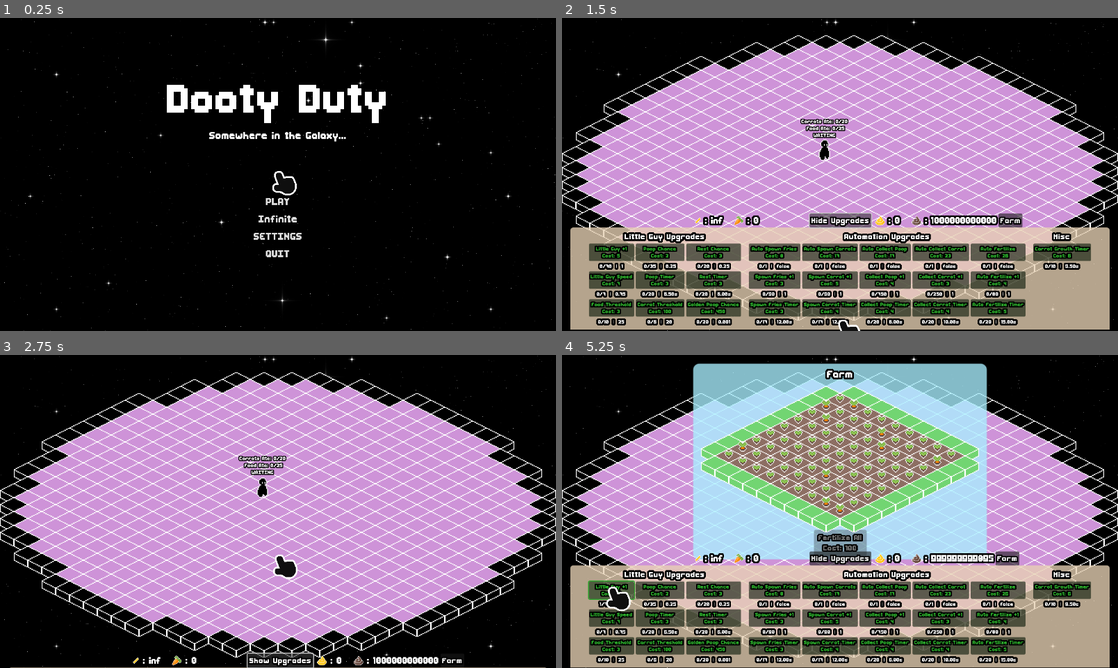
Above: before the commit, frames 1-4 (two rows, left to right).
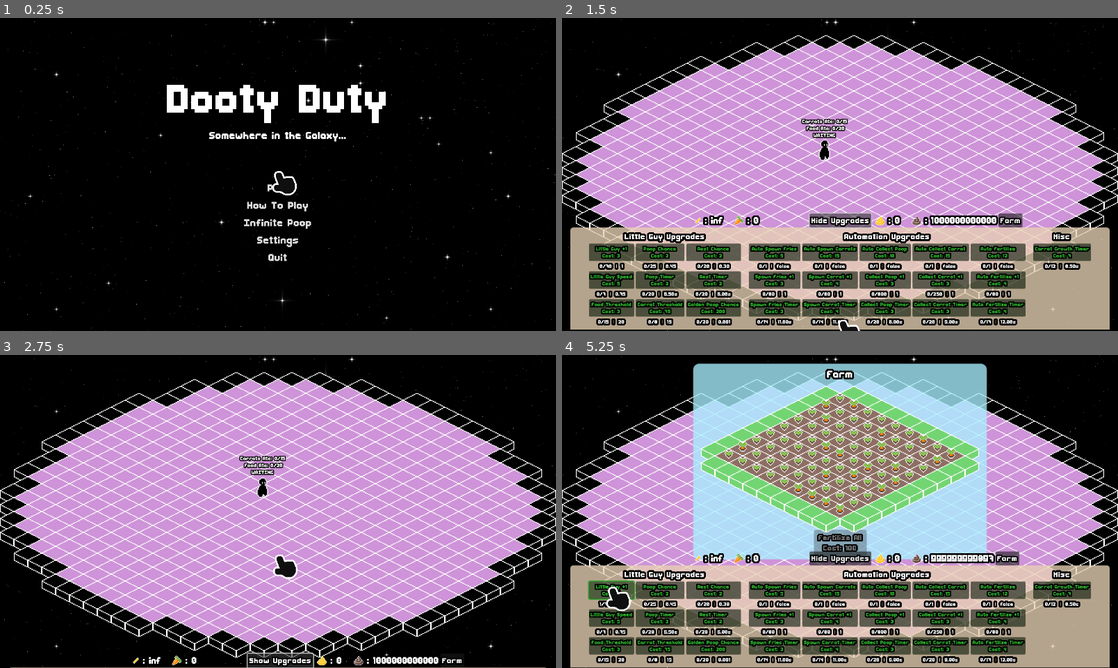
Above: after the commit, the same moments.

Repository: FennecKii/gdtv-jam-2025
Game: Godot game, scene res://ui/main_menu.tscn
The game is run twice, just before and just after one commit, with the same random seed, the same clock (stepped at 60 frames per second) and the same inputs. Sound files missing from this copy of the repository are replaced by a short silence.
Inputs:
- Up to frame 1 (0.25 s): no input
- Up to frame 2 (1.5 s): click "Infinite" (after the commit: "Infinite Poop") at 0.5 s; click "Show Upgrades" at 1.25 s
- Up to frame 3 (2.75 s): click "Hide Upgrades" at 2 s
- Up to frame 4 (5.25 s): click "Farm" at 2.75 s; click "Fertilize All Cost: 100" at 3.5 s; click "Show Upgrades" at 4.25 s; click "Little Guy +1 Cost: 5" (after the commit: "Little Guy +1 Cost: 3") at 5 s

The runs differ from the first frame. In frame 1, 0.7% of the frame differs, in the area x 43-56%, y 53-78%; in frame 2, 0.6%; in frame 3, less than 0.1%; in frame 4, 1.0%, in the area x 6-92%, y 25-99%.

Commit message:
balance changes

Diff:
--- a/globals/Global.gd
+++ b/globals/Global.gd
@@ -3,8 +3,8 @@
 var rng: RandomNumberGenerator = RandomNumberGenerator.new()
 
 var master_volume: float = 0
-var music_volume: float = -5
-var sfx_volume: float = -5
+var music_volume: float = -12
+var sfx_volume: float = -10
 
 var game_won: bool = false
 var infinite_mode: bool = false
@@ -36,17 +36,17 @@
 var golden_poops_collected: int = 0
 var golden_poop_group: Node2D
 
-const golden_poop_chance_upgrade_cost_base: int = 450
-var golden_poop_chance_upgrade_cost: int = 450
+const golden_poop_chance_upgrade_cost_base: int = 200
+var golden_poop_chance_upgrade_cost: int = 200
 var golden_poop_chance_upgrade_count: int = 0
 const golden_poop_chance_upgrade_max: int = 20
 var golden_poop_chance: float = 0.00135
 
-const carrot_pool_upgrade_cost_base: int = 100
-var carrot_pool_upgrade_cost: int = 100
+const carrot_pool_upgrade_cost_base: int = 75
+var carrot_pool_upgrade_cost: int = 75
 var carrot_pool_upgrade_count: int = 0
-const carrot_pool_upgrade_max: int = 6
-var carrot_pool_max: int = 20
+const carrot_pool_upgrade_max: int = 8
+var carrot_pool_max: int = 15
 
 # UI interaction
 var cursor_interacted: bool = false
@@ -63,11 +63,11 @@
 # Little guy parameters
 var littleguy_count: int = 1
 var littleguy_speed: float = 75.0			# Little guy speed
-var littleguy_max_food_pool: int = 25		# Max food little guy can eat before guaranteed poop
+var littleguy_max_food_pool: int = 20		# Max food little guy can eat before guaranteed poop
 var poop_time: float = 6.5					# Time it takes for little guy to poop when in poop state
-var poop_chance: float = 0.25				# Chance for little guy to poop when in poop state
+var poop_chance: float = 0.45				# Chance for little guy to poop when in poop state
 var rest_time: float = 6.0					# Time it takes for little guy to rest when in rest state
-var rest_chance: float = 0.25				# Chance for little guy to take a rest when in collect state
+var rest_chance: float = 0.3				# Chance for little guy to take a rest when in collect state
 
 var poop_auto_collect: bool = false			# If poop gets auto collected
 var poop_auto_collect_amount: int = 1		# Number of poops auto collected at once
@@ -75,69 +75,69 @@
 
 # Food parameters
 var food_spawn_auto: bool = false			# If food gets auto spawned
-var food_spawn_time: float = 12.0			# Time it takes for food to spawn on the map
+var food_spawn_time: float = 11.0			# Time it takes for food to spawn on the map
 var food_spawn_amount: int = 1				# Number of food that spawns
 var carrot_spawn_auto: bool = false			# If carrot gets auto spawned
-var carrot_spawn_time: float = 12.0			# Time it takes for carrot to spawn on the map
+var carrot_spawn_time: float = 11.0			# Time it takes for carrot to spawn on the map
 var carrot_spawn_amount: int = 1			# Number of carrot that spawns
 
 # Farm parameters
-var carrot_growth_time: float = 9.5			# Time for the carrot crops to grow after getting fertilized
+var carrot_growth_time: float = 8.5			# Time for the carrot crops to grow after getting fertilized
 var farm_auto_fertilize: bool = false		# If auto fertilizing is on
 var farm_auto_fertilize_amount: int = 1		# Number of crops to auto fertilize
-var farm_auto_fertilize_time: float = 15.0	# Time for it to auto fertilize
+var farm_auto_fertilize_time: float = 12.0	# Time for it to auto fertilize
 var farm_auto_collect: bool = false			# If auto collect carrots on the farm
 var farm_auto_collect_amount: int = 1		# Number of carrot auto collected at once
-var farm_auto_collect_time: float = 10.0	# Time it takes to auto collect on the farm
+var farm_auto_collect_time: float = 9.0	# Time it takes to auto collect on the farm
 
 
 # Base Upgrade Costs
-const littleguy_count_upgrade_cost_base: int = 5
-const littleguy_speed_upgrade_cost_base: int = 7
+const littleguy_count_upgrade_cost_base: int = 3
+const littleguy_speed_upgrade_cost_base: int = 5
 const littleguy_max_food_pool_upgrade_cost_base: int = 3
-const poop_time_upgrade_cost_base: int = 3
+const poop_time_upgrade_cost_base: int = 2
 const poop_chance_upgrade_cost_base: int = 2
-const rest_time_upgrade_cost_base: int = 3
-const rest_chance_upgrade_cost_base: int = 3
-const poop_auto_collect_upgrade_cost_base: int = 17
-const poop_auto_collect_amount_upgrade_cost_base: int = 4
-const poop_auto_collect_time_upgrade_cost_base: int = 4
-const food_spawn_auto_upgrade_cost_base: int = 8
+const rest_time_upgrade_cost_base: int = 2
+const rest_chance_upgrade_cost_base: int = 2
+const poop_auto_collect_upgrade_cost_base: int = 10
+const poop_auto_collect_amount_upgrade_cost_base: int = 3
+const poop_auto_collect_time_upgrade_cost_base: int = 3
+const food_spawn_auto_upgrade_cost_base: int = 5
 const food_spawn_time_upgrade_cost_base: int = 3
 const food_spawn_amount_upgrade_cost_base: int = 3
-const carrot_spawn_auto_upgrade_cost_base: int = 17
+const carrot_spawn_auto_upgrade_cost_base: int = 15
 const carrot_spawn_time_upgrade_cost_base: int = 4
-const carrot_spawn_amount_upgrade_cost_base: int = 5
-const carrot_growth_time_upgrade_cost_base: int = 6
-const farm_auto_fertilize_upgrade_cost_base: int = 26
+const carrot_spawn_amount_upgrade_cost_base: int = 4
+const carrot_growth_time_upgrade_cost_base: int = 7
+const farm_auto_fertilize_upgrade_cost_base: int = 12
 const farm_auto_fertilize_amount_upgrade_cost_base: int = 4
-const farm_auto_fertilize_time_upgrade_cost_base: int = 5
-const farm_auto_collect_upgrade_cost_base: int = 23
+const farm_auto_fertilize_time_upgrade_cost_base: int = 4
+const farm_auto_collect_upgrade_cost_base: int = 15
 const farm_auto_collect_amount_upgrade_cost_base: int = 3
-const farm_auto_collect_time_upgrade_cost_base: int = 4
+const farm_auto_collect_time_upgrade_cost_base: int = 3
 
 
 # Upgrade Maximums
 const littleguy_count_upgrade_max: int = 70
 const littleguy_speed_upgrade_max: int = 7
-const littleguy_max_food_pool_upgrade_max: int = 10
+const littleguy_max_food_pool_upgrade_max: int = 15
 const poop_time_upgrade_max: int = 20
-const poop_chance_upgrade_max: int = 35
+const poop_chance_upgrade_max: int = 25
 const rest_time_upgrade_max: int = 20
 const rest_chance_upgrade_max: int = 20
 const poop_auto_collect_upgrade_max: int = 1
-const poop_auto_collect_amount_upgrade_max: int = 750
+const poop_auto_collect_amount_upgrade_max: int = 800
 const poop_auto_collect_time_upgrade_max: int = 20
 const food_spawn_auto_upgrade_max: int = 1
-const food_spawn_time_upgrade_max: int = 17
-const food_spawn_amount_upgrade_max: int = 90
+const food_spawn_time_upgrade_max: int = 14
+const food_spawn_amount_upgrade_max: int = 80
 const carrot_spawn_auto_upgrade_max: int = 1
-const carrot_spawn_time_upgrade_max: int = 17
-const carrot_spawn_amount_upgrade_max: int = 90
-const carrot_growth_time_upgrade_max: int = 10
+const carrot_spawn_time_upgrade_max: int = 14
+const carrot_spawn_amount_upgrade_max: int = 80
+const carrot_growth_time_upgrade_max: int = 12
 const farm_auto_fertilize_upgrade_max: int = 1
 const farm_auto_fertilize_amount_upgrade_max: int = 80
-const farm_auto_fertilize_time_upgrade_max: int = 20
+const farm_auto_fertilize_time_upgrade_max: int = 17
 const farm_auto_collect_upgrade_max: int = 1
 const farm_auto_collect_amount_upgrade_max: int = 250
 const farm_auto_collect_time_upgrade_max: int = 20
@@ -256,29 +256,29 @@
 
 	littleguy_count = 1
 	littleguy_speed = 75.0
-	littleguy_max_food_pool = 25
+	littleguy_max_food_pool = 20
 	poop_time = 6.5
-	poop_chance = 0.25
+	poop_chance = 0.45
 	rest_time = 6.0
-	rest_chance = 0.25
+	rest_chance = 0.3
 	poop_auto_collect = false
 	poop_auto_collect_amount = 1
 	poop_auto_collect_time = 6.0
 	food_spawn_auto = false
-	food_spawn_time = 12.0
+	food_spawn_time = 11.0
 	food_spawn_amount = 1
 	carrot_spawn_auto = false
-	carrot_spawn_time = 12.0
+	carrot_spawn_time = 11.0
 	carrot_spawn_amount = 1
-	carrot_growth_time = 9.5
+	carrot_growth_time = 8.5
 	farm_auto_fertilize = false
 	farm_auto_fertilize_amount = 1
-	farm_auto_fertilize_time = 15.0
+	farm_auto_fertilize_time = 12.0
 	farm_auto_collect = false
 	farm_auto_collect_amount = 1
-	farm_auto_collect_time = 10.0
+	farm_auto_collect_time = 9.0
 	golden_poop_chance = 0.00135
-	carrot_pool_max = 20
+	carrot_pool_max = 15
 
 
 func play_squash_stretch(object: Node):
--- a/globals/SoundResource.gd
+++ b/globals/SoundResource.gd
@@ -16,8 +16,23 @@
 	GOLDEN_POOP
 }
 
+@export_range(0, 10) var limit: int = 5
 @export var type: SoundType
 @export var sound: AudioStream
 @export_range(-40, 20, 1) var volume: float = 0
 @export_range(0.0, 4.0, 0.01) var pitch_scale: float = 1.0
 @export_range(0.0, 4.0, 0.01) var pitch_randomness: float = 0
+
+var audio_count: int = 0
+
+
+func change_audio_count(amount: int) -> void:
+	audio_count = max(0, audio_count + amount)
+
+
+func has_open_limit() -> bool:
+	return audio_count < limit
+
+
+func on_audio_finished() -> void:
+	change_audio_count(-1)
--- a/globals/audio_manager.gd
+++ b/globals/audio_manager.gd
@@ -125,16 +125,19 @@
 func play_sfx_at_location(location: Vector2, type: SoundResource.SoundType) -> void:
 	if sound_effect_dict.has(type):
 		var sound_effect: SoundResource = sound_effect_dict[type]
-		var new_2D_audio: AudioStreamPlayer2D = AudioStreamPlayer2D.new()
-		new_2D_audio.position = location
-		new_2D_audio.bus = "SFX"
-		new_2D_audio.stream = sound_effect.sound
-		new_2D_audio.volume_db = sound_effect.volume
-		new_2D_audio.pitch_scale = sound_effect.pitch_scale
-		new_2D_audio.pitch_scale += Global.rng.randf_range(-sound_effect.pitch_randomness, sound_effect.pitch_randomness )
-		new_2D_audio.finished.connect(new_2D_audio.queue_free)
-		audio_players.add_child(new_2D_audio)
-		new_2D_audio.play()
+		if sound_effect.has_open_limit():
+			sound_effect.change_audio_count(1)
+			var new_2D_audio: AudioStreamPlayer2D = AudioStreamPlayer2D.new()
+			new_2D_audio.position = location
+			new_2D_audio.bus = "SFX"
+			new_2D_audio.stream = sound_effect.sound
+			new_2D_audio.volume_db = sound_effect.volume
+			new_2D_audio.pitch_scale = sound_effect.pitch_scale
+			new_2D_audio.pitch_scale += Global.rng.randf_range(-sound_effect.pitch_randomness, sound_effect.pitch_randomness )
+			new_2D_audio.finished.connect(sound_effect.on_audio_finished)
+			new_2D_audio.finished.connect(new_2D_audio.queue_free)
+			audio_players.add_child(new_2D_audio)
+			new_2D_audio.play()
 	else:
 		push_error("Audio Manager failed to find type ", type)
 
@@ -142,15 +145,18 @@
 func play_sfx_global(type: SoundResource.SoundType) -> void:
 	if sound_effect_dict.has(type):
 		var sound_effect: SoundResource = sound_effect_dict[type]
-		var new_audio: AudioStreamPlayer = AudioStreamPlayer.new()
-		new_audio.bus = "SFX"
-		new_audio.stream = sound_effect.sound
-		new_audio.volume_db = sound_effect.volume
-		new_audio.pitch_scale = sound_effect.pitch_scale
-		new_audio.pitch_scale += Global.rng.randf_range(-sound_effect.pitch_randomness, sound_effect.pitch_randomness )
-		new_audio.finished.connect(new_audio.queue_free)
-		audio_players.add_child(new_audio)
-		new_audio.play()
+		if sound_effect.has_open_limit():
+			sound_effect.change_audio_count(1)
+			var new_audio: AudioStreamPlayer = AudioStreamPlayer.new()
+			new_audio.bus = "SFX"
+			new_audio.stream = sound_effect.sound
+			new_audio.volume_db = sound_effect.volume
+			new_audio.pitch_scale = sound_effect.pitch_scale
+			new_audio.pitch_scale += Global.rng.randf_range(-sound_effect.pitch_randomness, sound_effect.pitch_randomness )
+			new_audio.finished.connect(sound_effect.on_audio_finished)
+			new_audio.finished.connect(new_audio.queue_free)
+			audio_players.add_child(new_audio)
+			new_audio.play()
 	else:
 		push_error("Audio Manager failed to find type ", type)
 
--- a/little guy/little_guy.gd
+++ b/little guy/little_guy.gd
@@ -176,7 +176,7 @@
 			AudioManager.play_sfx_global(randi_range(SoundResource.SoundType.FART_1, SoundResource.SoundType.FART_3))
 		if randf_range(0, 1) <= Global.poop_chance * poop_multiplier + int(carrot_pool/2.0):
 			if Global.poop_chance * poop_multiplier + int(carrot_pool/2.0) >= 1:
-				for i in range(int(floori(Global.poop_chance * poop_multiplier + int(carrot_pool/3.0)))):
+				for i in range(int(floori(Global.poop_chance * poop_multiplier + int(carrot_pool/10.0)))):
 					_poop()
 			else:
 				_poop()
@@ -226,7 +226,7 @@
 		collecting = false
 	if is_carrot:
 		carrot_pool += 1
-		poop_multiplier += 1.5
+		poop_multiplier += 1.0
 
 
 func _on_collection_safety_timer_timeout() -> void:
--- a/resources/audio/button_hover.tres
+++ b/resources/audio/button_hover.tres
@@ -5,9 +5,10 @@
 
 [resource]
 script = ExtResource("1_ovckv")
+limit = 7
 type = 7
 sound = ExtResource("2_mgw75")
-volume = -7.0
+volume = -8.0
 pitch_scale = 1.0
 pitch_randomness = 0.1
 metadata/_custom_type_script = "uid://vvejq8j8aw8a"
--- a/resources/audio/button_panel.tres
+++ b/resources/audio/button_panel.tres
@@ -5,6 +5,7 @@
 
 [resource]
 script = ExtResource("1_ev12x")
+limit = 2
 type = 10
 sound = ExtResource("2_rew33")
 volume = -1.0
--- a/resources/audio/button_press.tres
+++ b/resources/audio/button_press.tres
@@ -5,9 +5,10 @@
 
 [resource]
 script = ExtResource("1_3pa6y")
+limit = 7
 type = 6
 sound = ExtResource("2_vasy6")
-volume = -5.0
+volume = -6.0
 pitch_scale = 1.0
 pitch_randomness = 0.05
 metadata/_custom_type_script = "uid://vvejq8j8aw8a"
--- a/resources/audio/button_scroll.tres
+++ b/resources/audio/button_scroll.tres
@@ -5,9 +5,10 @@
 
 [resource]
 script = ExtResource("1_k7jim")
+limit = 5
 type = 8
 sound = ExtResource("2_k7jim")
-volume = -5.0
+volume = -6.0
 pitch_scale = 1.0
 pitch_randomness = 0.05
 metadata/_custom_type_script = "uid://vvejq8j8aw8a"
--- a/resources/audio/button_start.tres
+++ b/resources/audio/button_start.tres
@@ -5,6 +5,7 @@
 
 [resource]
 script = ExtResource("1_8aydp")
+limit = 3
 type = 9
 sound = ExtResource("2_b7cmo")
 volume = 2.0
--- a/resources/audio/fart_1.tres
+++ b/resources/audio/fart_1.tres
@@ -5,9 +5,10 @@
 
 [resource]
 script = ExtResource("1_o76wl")
+limit = 3
 type = 0
 sound = ExtResource("2_mceo7")
-volume = 1.0
+volume = -1.0
 pitch_scale = 1.0
 pitch_randomness = 0.2
 metadata/_custom_type_script = "uid://vvejq8j8aw8a"
--- a/resources/audio/fart_2.tres
+++ b/resources/audio/fart_2.tres
@@ -5,9 +5,10 @@
 
 [resource]
 script = ExtResource("1_5yv7w")
+limit = 3
 type = 1
 sound = ExtResource("2_npkix")
-volume = 1.0
+volume = -1.0
 pitch_scale = 1.0
 pitch_randomness = 0.2
 metadata/_custom_type_script = "uid://vvejq8j8aw8a"
--- a/resources/audio/fart_3.tres
+++ b/resources/audio/fart_3.tres
@@ -5,9 +5,10 @@
 
 [resource]
 script = ExtResource("1_2mcqq")
+limit = 3
 type = 2
 sound = ExtResource("2_iyg7e")
-volume = 1.0
+volume = -1.0
 pitch_scale = 1.0
 pitch_randomness = 0.2
 metadata/_custom_type_script = "uid://vvejq8j8aw8a"
--- a/resources/audio/golden_fart.tres
+++ b/resources/audio/golden_fart.tres
@@ -5,9 +5,10 @@
 
 [resource]
 script = ExtResource("1_su1sx")
+limit = 1
 type = 11
 sound = ExtResource("2_iu3ce")
-volume = 7.0
+volume = 4.0
 pitch_scale = 0.7
 pitch_randomness = 0.05
 metadata/_custom_type_script = "uid://vvejq8j8aw8a"
--- a/resources/audio/grab.tres
+++ b/resources/audio/grab.tres
@@ -5,9 +5,10 @@
 
 [resource]
 script = ExtResource("1_15yx1")
+limit = 3
 type = 3
 sound = ExtResource("2_lku5r")
-volume = -10.0
+volume = -12.0
 pitch_scale = 0.9
 pitch_randomness = 0.1
 metadata/_custom_type_script = "uid://vvejq8j8aw8a"
--- a/resources/audio/release_1.tres
+++ b/resources/audio/release_1.tres
@@ -5,9 +5,10 @@
 
 [resource]
 script = ExtResource("1_iwbsw")
+limit = 3
 type = 4
 sound = ExtResource("2_60ydr")
-volume = -7.0
+volume = -8.0
 pitch_scale = 1.0
 pitch_randomness = 0.15
 metadata/_custom_type_script = "uid://vvejq8j8aw8a"
--- a/resources/audio/release_2.tres
+++ b/resources/audio/release_2.tres
@@ -5,9 +5,10 @@
 
 [resource]
 script = ExtResource("1_ne5dy")
+limit = 5
 type = 5
 sound = ExtResource("2_vmbuu")
-volume = -7.0
+volume = -8.0
 pitch_scale = 1.0
 pitch_randomness = 0.15
 metadata/_custom_type_script = "uid://vvejq8j8aw8a"
--- /dev/null
+++ b/ui/how_to_play.gd
@@ -0,0 +1,10 @@
+extends Control
+
+
+func _on_close_pressed() -> void:
+	AudioManager.play_sfx_global(SoundResource.SoundType.BUTTON_PRESS)
+	visible = false
+
+
+func _on_close_mouse_entered() -> void:
+	AudioManager.play_sfx_global(SoundResource.SoundType.BUTTON_HOVER)
--- /dev/null
+++ b/ui/how_to_play.tscn
@@ -0,0 +1,108 @@
+[gd_scene load_steps=7 format=3 uid="uid://brao2i5lq7x81"]
+
+[ext_resource type="Theme" uid="uid://bytvax30knbwy" path="res://resources/themes/main_menu_theme.tres" id="1_iungs"]
+[ext_resource type="Script" uid="uid://w48es543yfyt" path="res://ui/how_to_play.gd" id="2_58t0d"]
+[ext_resource type="StyleBox" uid="uid://bnaodse5lljgk" path="res://resources/themes/settings_button_focus.tres" id="3_8h64t"]
+[ext_resource type="StyleBox" uid="uid://cvxjbhhuhvsqa" path="res://resources/themes/settings_button_hover.tres" id="4_6oqp7"]
+[ext_resource type="StyleBox" uid="uid://famjxx8d5arm" path="res://resources/themes/settings_button_pressed.tres" id="5_vm1g2"]
+[ext_resource type="StyleBox" uid="uid://dr1maxj5gjxmc" path="res://resources/themes/settings_button_normal.tres" id="6_bj6rj"]
+
+[node name="How To Play" type="Control"]
+layout_mode = 3
+anchors_preset = 15
+anchor_right = 1.0
+anchor_bottom = 1.0
+grow_horizontal = 2
+grow_vertical = 2
+mouse_filter = 2
+theme = ExtResource("1_iungs")
+script = ExtResource("2_58t0d")
+
+[node name="CenterContainer" type="CenterContainer" parent="."]
+layout_mode = 1
+anchors_preset = 15
+anchor_right = 1.0
+anchor_bottom = 1.0
+offset_left = -5.0
+offset_top = -7.0
+offset_right = -5.0
+offset_bottom = -7.0
+grow_horizontal = 2
+grow_vertical = 2
+
+[node name="Panel" type="Panel" parent="CenterContainer"]
+custom_minimum_size = Vector2(325, 400)
+layout_mode = 2
+
+[node name="CenterContainer" type="CenterContainer" parent="CenterContainer/Panel"]
+layout_mode = 1
+anchors_preset = 15
+anchor_right = 1.0
+anchor_bottom = 1.0
+grow_horizontal = 2
+grow_vertical = 2
+
+[node name="VBoxContainer" type="VBoxContainer" parent="CenterContainer/Panel/CenterContainer"]
+custom_minimum_size = Vector2(250, 0)
+layout_mode = 2
+alignment = 1
+
+[node name="Label2" type="Label" parent="CenterContainer/Panel/CenterContainer/VBoxContainer"]
+layout_mode = 2
+theme_override_constants/outline_size = 20
+theme_override_font_sizes/font_size = 32
+text = "How To Play:"
+horizontal_alignment = 1
+vertical_alignment = 1
+
+[node name="Control" type="Control" parent="CenterContainer/Panel/CenterContainer/VBoxContainer"]
+custom_minimum_size = Vector2(0, 30)
+layout_mode = 2
+
+[node name="Label" type="RichTextLabel" parent="CenterContainer/Panel/CenterContainer/VBoxContainer"]
+clip_contents = false
+layout_mode = 2
+theme_override_constants/outline_size = 16
+text = "1) Drag and drop Fries (inf) or
+Carrots (you farm) into feeding area
+
+2) Wait for little guys to poop
+
+3) Use poop to buy upgrades and
+fertilize your carrots
+ (Press Farm button to open your farm)
+
+4) Repeat and try to get the Golden Poop!"
+fit_content = true
+horizontal_alignment = 1
+vertical_alignment = 1
+
+[node name="Control2" type="Control" parent="CenterContainer/Panel/CenterContainer/VBoxContainer"]
+custom_minimum_size = Vector2(0, 30)
+layout_mode = 2
+
+[node name="Label3" type="Label" parent="CenterContainer/Panel/CenterContainer/VBoxContainer"]
+layout_mode = 2
+theme_override_colors/font_color = Color(0.880013, 0.499652, 0.494294, 1)
+theme_override_constants/outline_size = 16
+theme_override_font_sizes/font_size = 16
+text = "Press ESC in game for sound settings"
+horizontal_alignment = 1
+vertical_alignment = 1
+
+[node name="Control3" type="Control" parent="CenterContainer/Panel/CenterContainer/VBoxContainer"]
+custom_minimum_size = Vector2(0, 30)
+layout_mode = 2
+
+[node name="Close" type="Button" parent="CenterContainer/Panel/CenterContainer/VBoxContainer"]
+layout_mode = 2
+theme_override_constants/outline_size = 16
+theme_override_font_sizes/font_size = 24
+theme_override_styles/focus = ExtResource("3_8h64t")
+theme_override_styles/hover = ExtResource("4_6oqp7")
+theme_override_styles/pressed = ExtResource("5_vm1g2")
+theme_override_styles/normal = ExtResource("6_bj6rj")
+text = "Close"
+
+[connection signal="mouse_entered" from="CenterContainer/Panel/CenterContainer/VBoxContainer/Close" to="." method="_on_close_mouse_entered"]
+[connection signal="pressed" from="CenterContainer/Panel/CenterContainer/VBoxContainer/Close" to="." method="_on_close_pressed"]
--- a/ui/hud.gd
+++ b/ui/hud.gd
@@ -526,7 +526,7 @@
 	if Global.poop_chance_upgrade_count < Global.poop_chance_upgrade_max:
 		if Global.common_poops_collected >= Global.poop_chance_upgrade_cost:
 			Global.common_poops_collected -= Global.poop_chance_upgrade_cost
-			Global.poop_chance += 1.2*Global.poop_chance/(Global.poop_chance_upgrade_max - Global.poop_chance_upgrade_count + 1.25)
+			Global.poop_chance += 1.05*Global.poop_chance/(Global.poop_chance_upgrade_max - Global.poop_chance_upgrade_count + 1.2)
 			Global.poop_chance_upgrade_count += 1
 			Global.poop_chance_upgrade_cost += Global.poop_chance_upgrade_cost_base * int(ceilf(Global.poop_chance_upgrade_count/10.0))
 	if Global.poop_chance_upgrade_count == Global.poop_chance_upgrade_max:
--- a/ui/main_menu.gd
+++ b/ui/main_menu.gd
@@ -2,6 +2,7 @@
 
 
 @onready var settings: Control = $Settings
+@onready var how_to_play: Control = $"How To Play"
 
 
 func _ready() -> void:
@@ -39,3 +40,8 @@
 	Global.golden_poops_collected = 0
 	Global._initialized_values()
 	get_tree().change_scene_to_file("res://main.tscn")
+
+
+func _on_how_to_play_pressed() -> void:
+	how_to_play.visible = true
+	AudioManager.play_sfx_global(SoundResource.SoundType.BUTTON_PANEL)
--- a/ui/main_menu.tscn
+++ b/ui/main_menu.tscn
@@ -1,9 +1,10 @@
-[gd_scene load_steps=6 format=3 uid="uid://bqbnw855ngpps"]
+[gd_scene load_steps=7 format=3 uid="uid://bqbnw855ngpps"]
 
 [ext_resource type="Theme" uid="uid://bytvax30knbwy" path="res://resources/themes/main_menu_theme.tres" id="1_0dkrt"]
 [ext_resource type="PackedScene" uid="uid://bst36ket1s1ms" path="res://ui/space_shader_background.tscn" id="1_t7e0r"]
 [ext_resource type="Script" uid="uid://ccqnxkvq0nyag" path="res://ui/main_menu.gd" id="2_wk0pr"]
 [ext_resource type="PackedScene" uid="uid://ctojqj8f4icba" path="res://ui/settings.tscn" id="4_8uxxo"]
+[ext_resource type="PackedScene" uid="uid://brao2i5lq7x81" path="res://ui/how_to_play.tscn" id="4_ei257"]
 [ext_resource type="PackedScene" uid="uid://hu3v1yubkx76" path="res://ui/cursor/cursor.tscn" id="4_rmr83"]
 
 [node name="Main Menu" type="Control"]
@@ -56,29 +57,37 @@
 anchor_top = 1.0
 anchor_right = 0.5
 anchor_bottom = 1.0
-offset_left = -32.0
-offset_top = -241.94
-offset_right = 32.0
-offset_bottom = -161.94
+offset_left = -100.0
+offset_top = -344.885
+offset_right = 100.0
+offset_bottom = -152.885
 grow_horizontal = 2
 grow_vertical = 0
 
 [node name="VBoxContainer" type="VBoxContainer" parent="Buttons"]
-custom_minimum_size = Vector2(150, 100)
+custom_minimum_size = Vector2(200, 100)
 layout_mode = 2
 
 [node name="Play" type="Button" parent="Buttons/VBoxContainer"]
 layout_mode = 2
 theme_override_font_sizes/font_size = 32
-text = "PLAY"
+text = "Play"
 
 [node name="Control" type="Control" parent="Buttons/VBoxContainer"]
+layout_mode = 2
+
+[node name="How To Play" type="Button" parent="Buttons/VBoxContainer"]
+layout_mode = 2
+theme_override_font_sizes/font_size = 32
+text = "How To Play"
+
+[node name="Control4" type="Control" parent="Buttons/VBoxContainer"]
 layout_mode = 2
 
 [node name="Infinite" type="Button" parent="Buttons/VBoxContainer"]
 layout_mode = 2
 theme_override_font_sizes/font_size = 32
-text = "Infinite"
+text = "Infinite Poop"
 
 [node name="Control2" type="Control" parent="Buttons/VBoxContainer"]
 layout_mode = 2
@@ -86,7 +95,7 @@
 [node name="Settings" type="Button" parent="Buttons/VBoxContainer"]
 layout_mode = 2
 theme_override_font_sizes/font_size = 32
-text = "SETTINGS"
+text = "Settings"
 
 [node name="Control3" type="Control" parent="Buttons/VBoxContainer"]
 layout_mode = 2
@@ -94,7 +103,11 @@
 [node name="Quit" type="Button" parent="Buttons/VBoxContainer"]
 layout_mode = 2
 theme_override_font_sizes/font_size = 32
-text = "QUIT"
+text = "Quit"
+
+[node name="How To Play" parent="." instance=ExtResource("4_ei257")]
+visible = false
+layout_mode = 1
 
 [node name="Settings" parent="." instance=ExtResource("4_8uxxo")]
 visible = false
@@ -105,6 +118,8 @@
 
 [connection signal="mouse_entered" from="Buttons/VBoxContainer/Play" to="." method="_on_button_mouse_entered"]
 [connection signal="pressed" from="Buttons/VBoxContainer/Play" to="." method="_on_play_pressed"]
+[connection signal="mouse_entered" from="Buttons/VBoxContainer/How To Play" to="." method="_on_button_mouse_entered"]
+[connection signal="pressed" from="Buttons/VBoxContainer/How To Play" to="." method="_on_how_to_play_pressed"]
 [connection signal="mouse_entered" from="Buttons/VBoxContainer/Infinite" to="." method="_on_button_mouse_entered"]
 [connection signal="pressed" from="Buttons/VBoxContainer/Infinite" to="." method="_on_infinite_pressed"]
 [connection signal="mouse_entered" from="Buttons/VBoxContainer/Settings" to="." method="_on_button_mouse_entered"]
Not shown: 1 places in ui/HUD.tscn that only renumber resources
Not shown, added: ui/how_to_play.gd.uid
